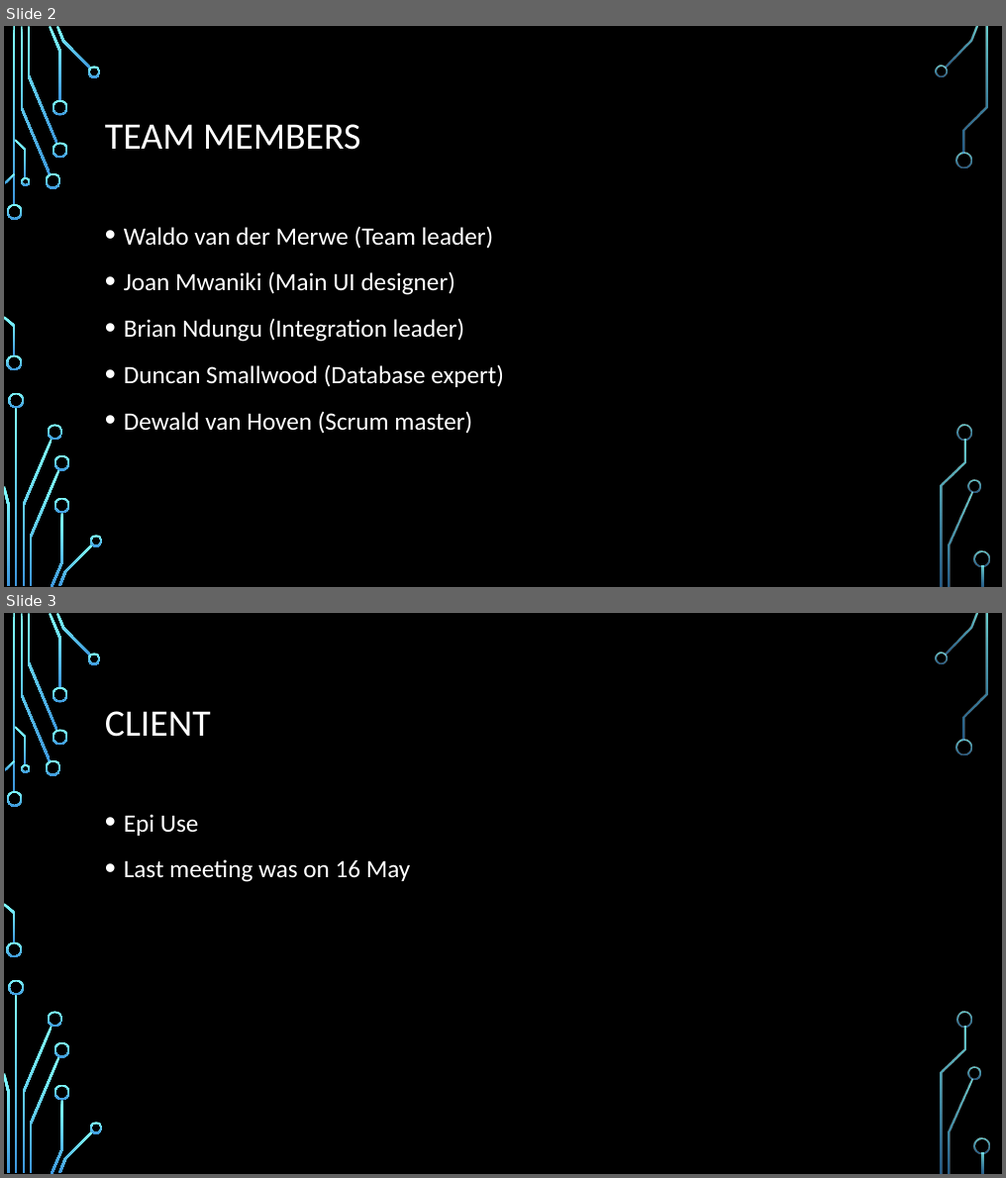
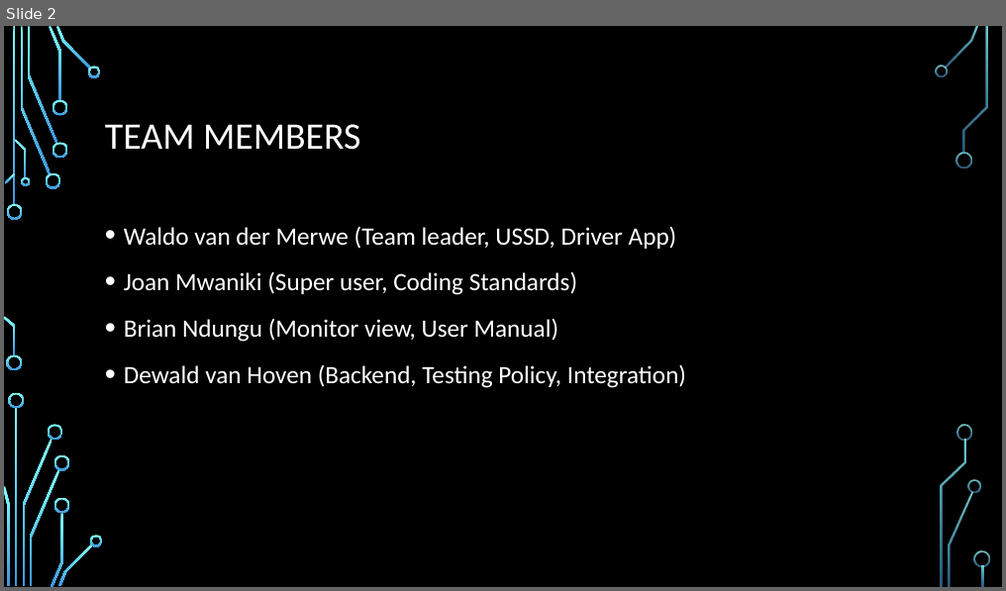
Before and after one commit to cos301-2019-se/Taxi-Boss, a slide deck: Supreme internect demo 1.pptx. Shown one above the other, each under a label of ours: slides 2 and 3 before the commit, slide 2 after it. The pictures are 1006x1178 and 1006x591 pixels, drawn with LibreOffice and Linux fonts; fonts in the diff are those of the drawing; background and template pictures are left out. Boxes give left, top, right and bottom in pixels: in the first picture for what was removed or moved away, otherwise in the second. Text is boxed around its words. In the diff, an @@ line names an element or a change of style, - is before the commit and + after.

```diff
--- a/Supreme internect demo 1.pptx
+++ b/Supreme internect demo 1.pptx
@@ slide 3 removed at (4, 613, 1002, 1174), background picture (left out); not listed: 36 template elements that a slide beside it also shows @@
@@ title removed at (105, 711, 211, 737) @@
-CLIENT
@@ text removed at (124, 814, 410, 882) @@
-• Epi Use
-• Last meeting was on 16 May
@@ slide 2 changed as well @@
@@ text at (124, 226, 686, 388): text changed @@
-• Waldo van der Merwe (Team leader)
-• Joan Mwaniki (Main UI designer)
-• Brian Ndungu (Integration leader)
-• Duncan Smallwood (Database expert)
-• Dewald van Hoven (Scrum master)
+• Waldo van der Merwe (Team leader, USSD, Driver App)
+• Joan Mwaniki (Super user, Coding Standards)
+• Brian Ndungu (Monitor view, User Manual)
+• Dewald van Hoven (Backend, Testing Policy, Integration)
```
Also in this commit, not shown: 2 other slides changed, 8 slides added, 6 other slides removed, 2 other files.
